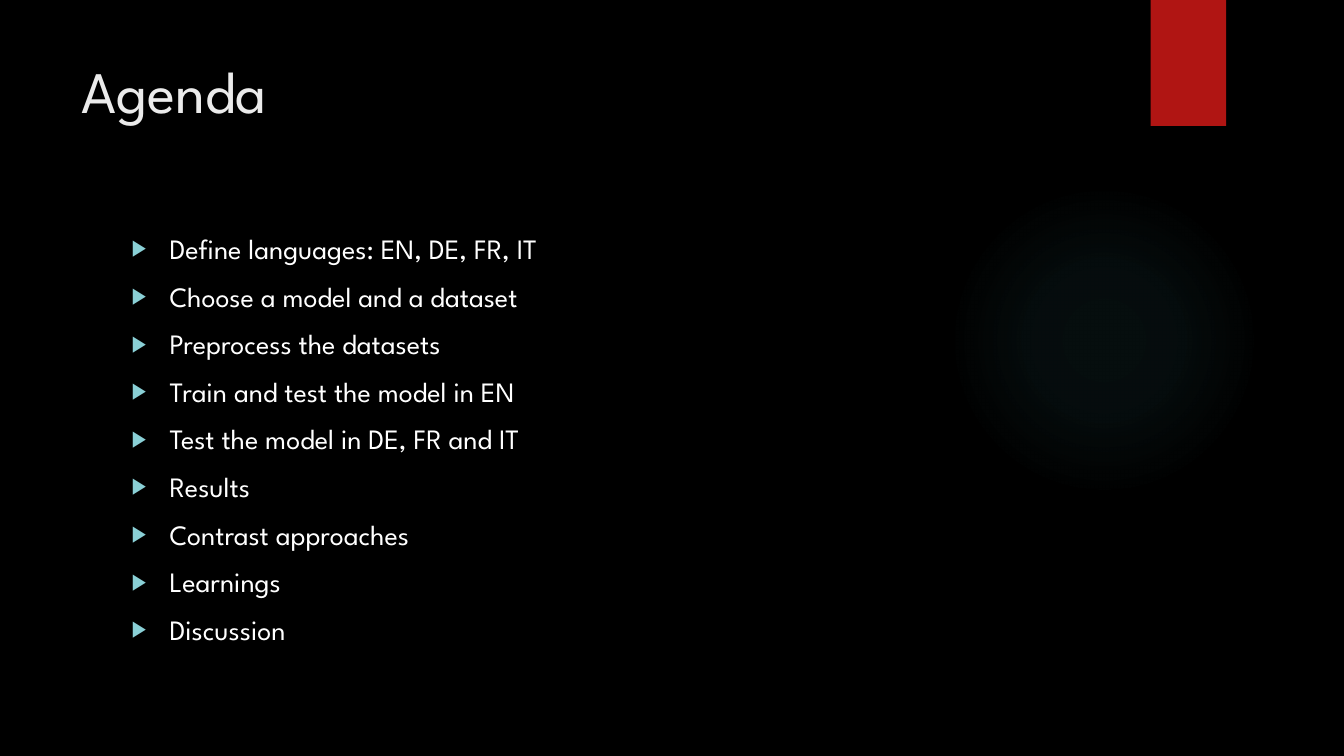
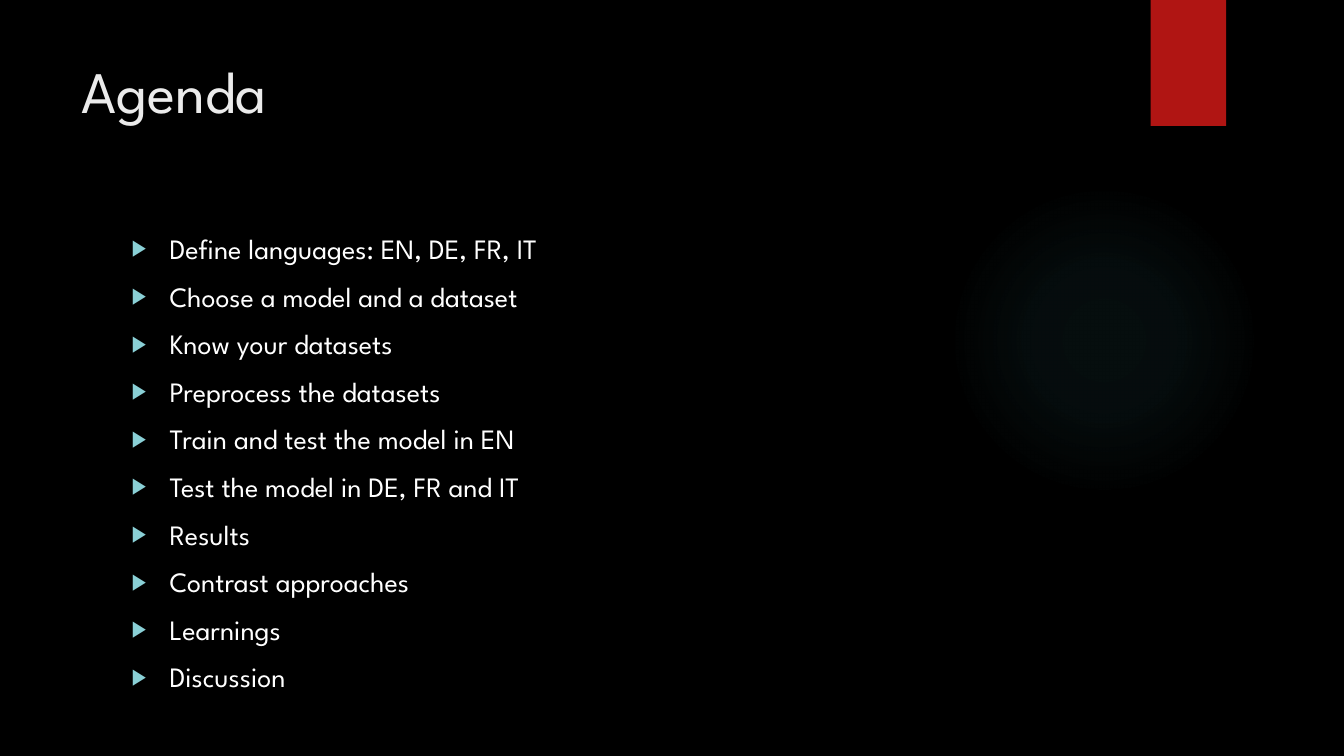
Before and after one commit to Beabir/TaskModule4_MNER, a slide deck: slide 3 of CAS NLP Module 4_jd_bb.pptx. Drawn at 1344x756 pixels with LibreOffice and Linux fonts; fonts in the diff are those of the drawing; background and template pictures are left out. Boxes give left, top, right and bottom in pixels: in the first picture for what was removed or moved away, otherwise in the second. Text is boxed around its words. In the diff, an @@ line names an element or a change of style, - is before the commit and + after.

```diff
--- a/CAS NLP Module 4_jd_bb.pptx
+++ b/CAS NLP Module 4_jd_bb.pptx
@@ text at box(170, 334, 392, 360): paragraph added @@
+▶ Know your datasets
```
Also in this commit, not shown: 7 slides added.
